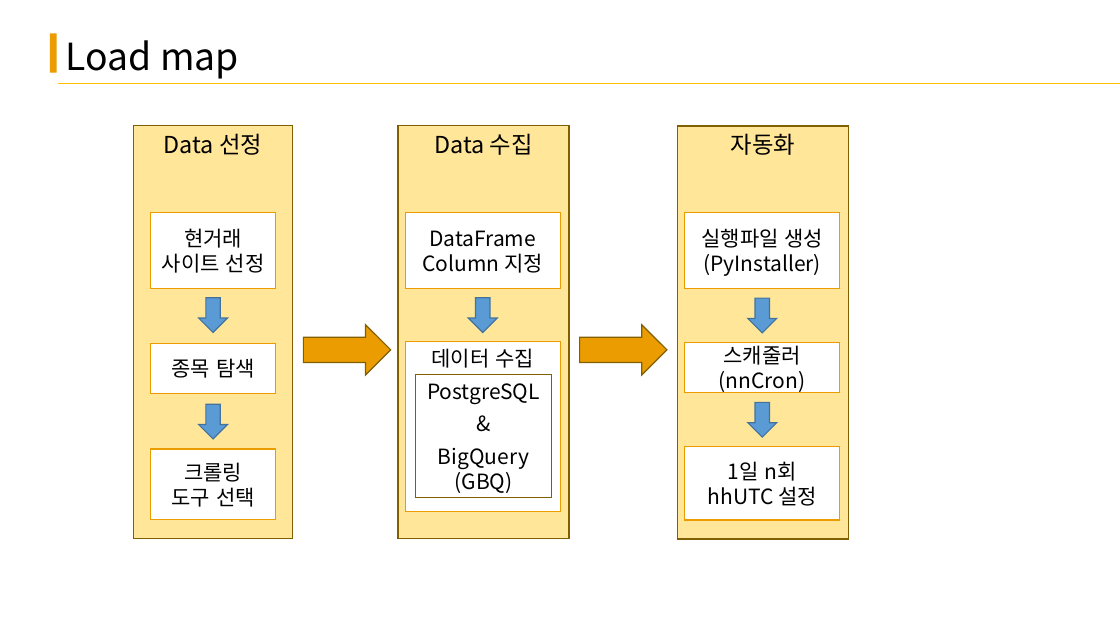
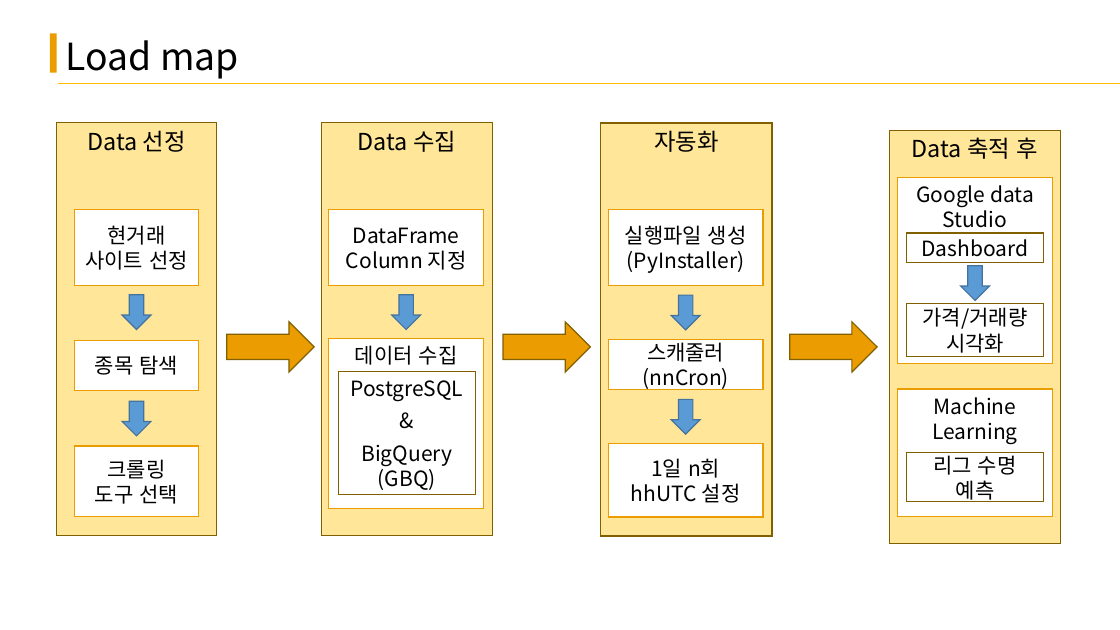
Before and after one commit to hangack/project-green, a slide deck: slide 3 of crawling-g2g/docs/현거래 Data 수집.pptx. Drawn at 1120x630 pixels with LibreOffice and Linux fonts; fonts in the diff are those of the drawing. Boxes give left, top, right and bottom in pixels: in the first picture for what was removed or moved away, otherwise in the second. Text is boxed around its words. In the diff, an @@ line names an element or a change of style, - is before the commit and + after.

Commit message:
poe ppt

```diff
--- a/crawling-g2g/docs/현거래 Data 수집.pptx
+++ b/crawling-g2g/docs/현거래 Data 수집.pptx
@@ rectangle added at (890, 130, 1061, 544), fill #FFE699, outline #806000 1 pt, 20 pt, text #000000 @@
+Data 축적 후
@@ rectangle added at (898, 177, 1053, 364), fill #FFFFFF, outline #EA9C00 1 pt, 18 pt, text #000000 @@
+Google data Studio
@@ rectangle added at (907, 233, 1044, 262), outline #806000 1 pt, 18 pt, text #000000 @@
+Dashboard
@@ down arrow added at (961, 266, 990, 300), fill #5B9BD5, outline #43739E 1 pt @@
@@ 4 down arrows, 1 rectangle: place and size @@
-4 down arrows, 1 rectangle at (199, 297, 776, 511)
+4 down arrows, 1 rectangle at (122, 295, 700, 508)
@@ 11 rectangles, 2 right arrows, 1 down arrow: place and size @@
-11 rectangles, 2 right arrows, 1 down arrow at (134, 126, 849, 539)
+11 rectangles, 2 right arrows, 1 down arrow at (57, 123, 772, 536)
@@ right arrow added at (790, 322, 877, 372), fill #EA9C00, outline #806000 1 pt @@
@@ rectangle added at (907, 304, 1044, 357), outline #806000 1 pt, 18 pt, text #000000 @@
+가격/거래량
+시각화
@@ rectangle added at (898, 389, 1053, 517), fill #FFFFFF, outline #EA9C00 1 pt, 18 pt, text #000000 @@
+Machine Learning
@@ rectangle added at (907, 453, 1044, 502), outline #806000 1 pt, 18 pt, text #000000 @@
+리그 수명
+예측
```
Also in this commit, not shown: 1 other file.
